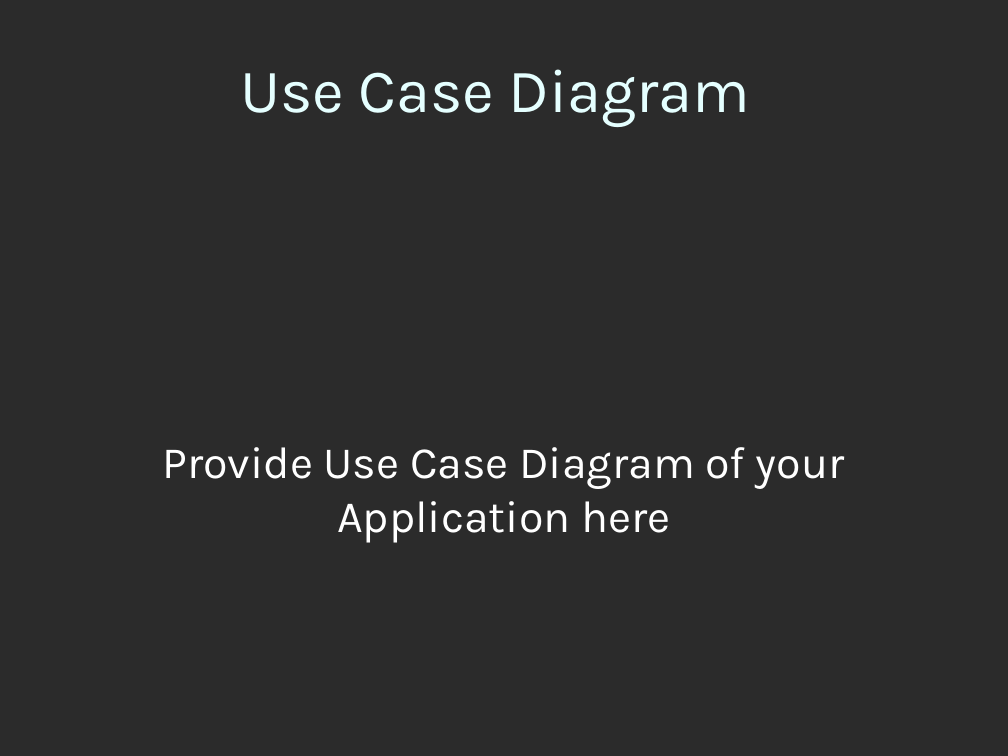
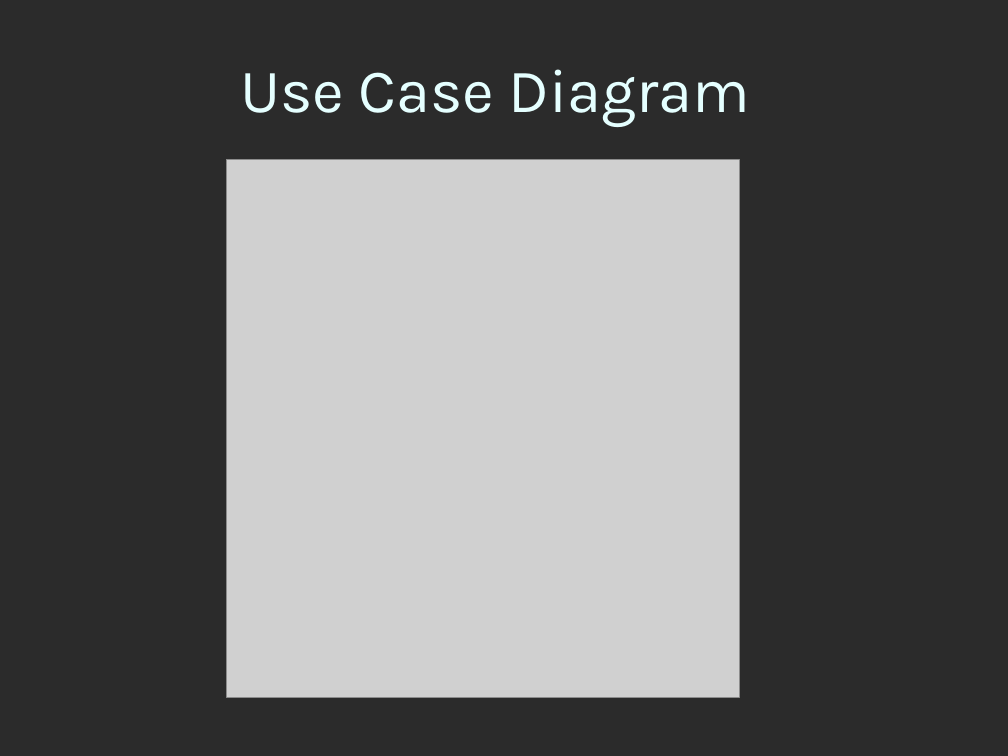
Before and after one commit to afraz-malik/faculty-directory, a slide deck: slide 6 of 5. Final Deliverable/5. Final Delieverable/3-SamplePresentation.ppt. Drawn at 1008x756 pixels with LibreOffice and Linux fonts; fonts in the diff are those of the drawing; grey boxes stand for pictures; background and template pictures are left out; a plain dark background stands for a picture behind light text. Boxes give left, top, right and bottom in pixels: in the first picture for what was removed or moved away, otherwise in the second. Text is boxed around its words. In the diff, an @@ line names an element or a change of style, - is before the commit and + after.

```diff
--- a/5. Final Deliverable/5. Final Delieverable/3-SamplePresentation.ppt
+++ b/5. Final Deliverable/5. Final Delieverable/3-SamplePresentation.ppt
@@ picture added at (227, 159, 739, 698) @@
@@ subtitle removed at (162, 447, 845, 543) @@
-Provide Use Case Diagram of your Application here
```
Also in this commit, not shown: 21 slides added, 7 slides removed, 3 other files.
